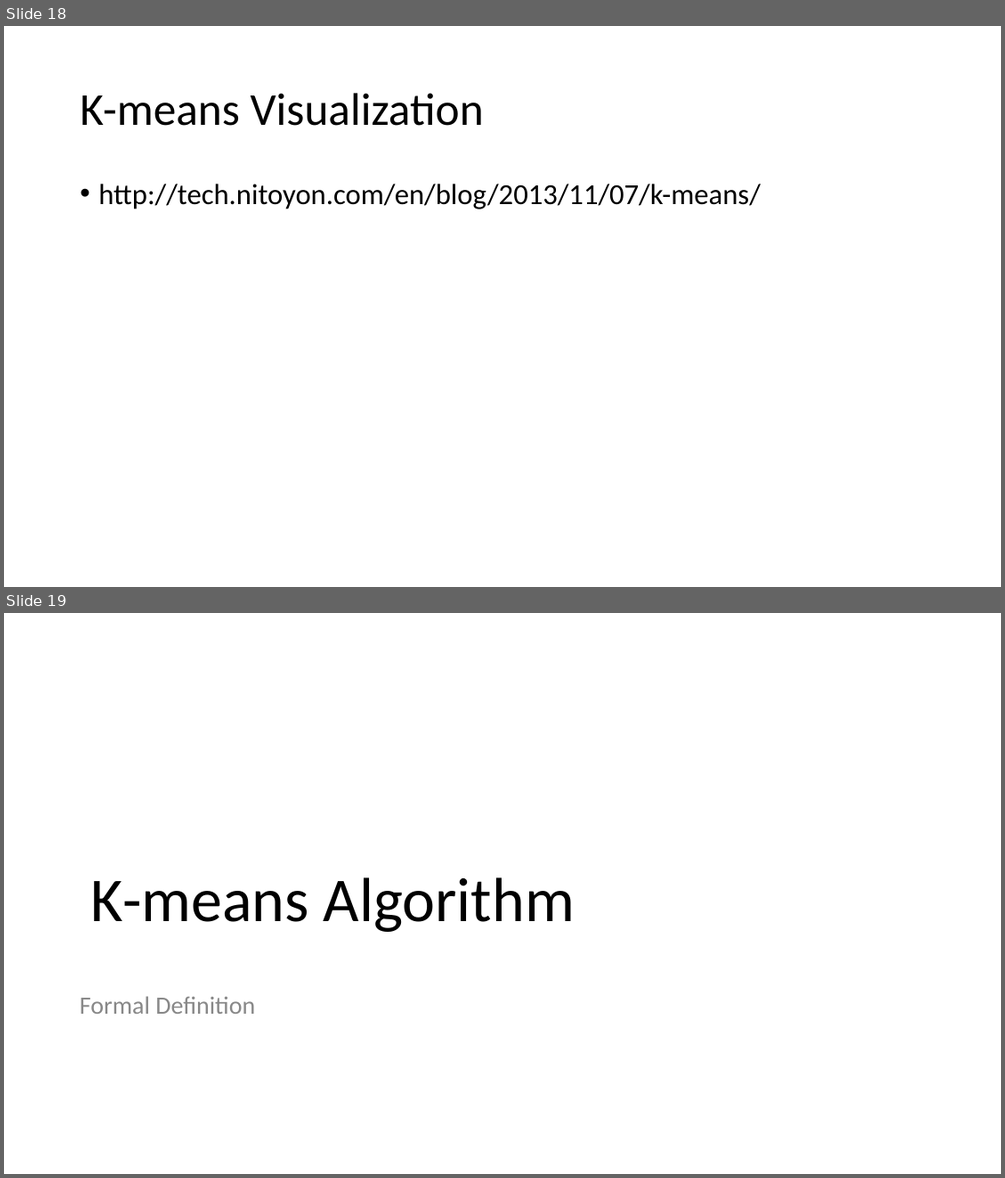
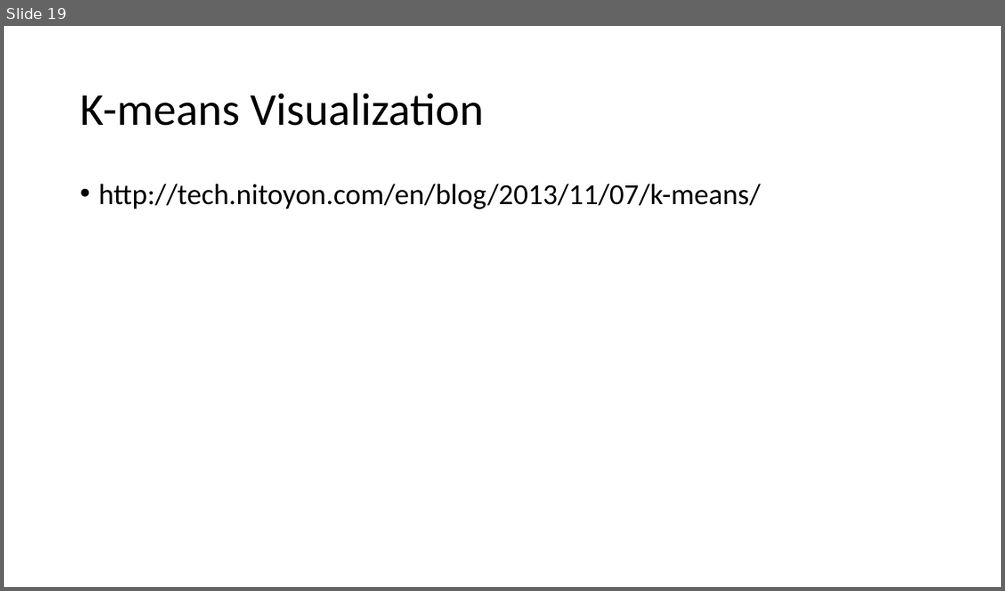
Before and after one commit to ICBI/AIMAHEAD_GU, a slide deck: Courses/ML_Concepts/Module_02_Introduction_to_Unsupervised_Learning/Module_02_Unsupervised_Learning_K_means_Clustering.pptx. Shown one above the other, each under a label of ours: slides 18 and 19 before the commit, slide 19 after it. The pictures are 1005x1178 and 1005x591 pixels, drawn with LibreOffice and Linux fonts; fonts in the diff are those of the drawing. Boxes give left, top, right and bottom in pixels: in the first picture for what was removed or moved away, otherwise in the second. Text is boxed around its words. In the diff, an @@ line names an element or a change of style, - is before the commit and + after.

```diff
--- a/Courses/ML_Concepts/Module_02_Introduction_to_Unsupervised_Learning/Module_02_Unsupervised_Learning_K_means_Clustering.pptx
+++ b/Courses/ML_Concepts/Module_02_Introduction_to_Unsupervised_Learning/Module_02_Unsupervised_Learning_K_means_Clustering.pptx
@@ slide 19 removed at (4, 613, 1001, 1174), background #FFFFFF @@
@@ title removed at (91, 877, 574, 932) @@
-K-means Algorithm
@@ text removed at (80, 996, 255, 1013) @@
-Formal Definition
@@ what was slide 18 is now slide 19 @@
```
Also in this commit, not shown: 6 slides changed, 5 other slides removed, 29 other files.
